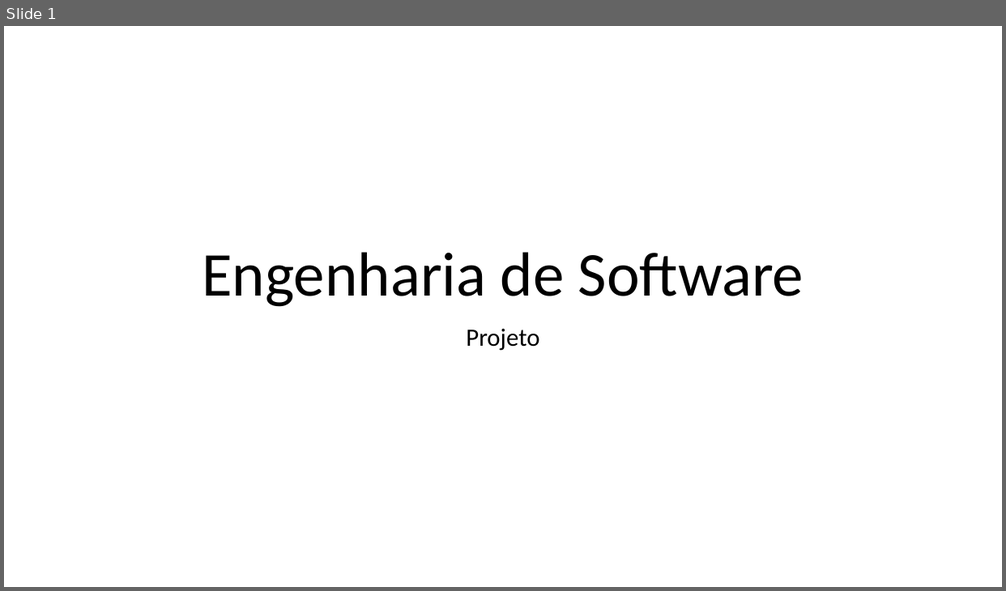
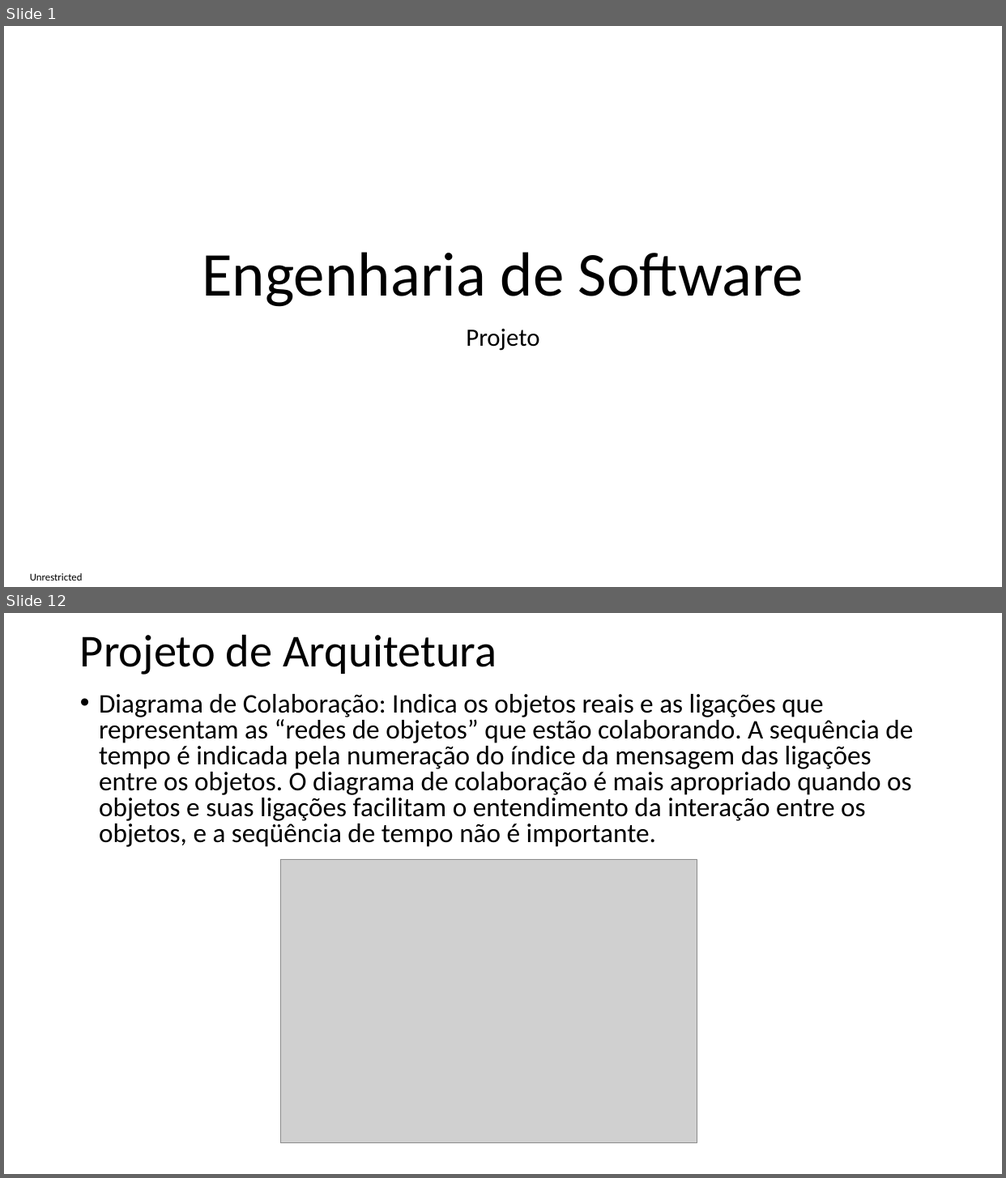
Before and after one commit to impagno/pwcamoes, a slide deck: Documentos/Engenharia de Software - Projeto.pptx. Shown one above the other, each under a label of ours: slide 1 before the commit, slides 1 and 12 after it; the slides between them are not shown. The pictures are 1006x591 and 1006x1178 pixels, drawn with LibreOffice and Linux fonts; fonts in the diff are those of the drawing; grey boxes stand for pictures. Boxes give left, top, right and bottom in pixels: in the first picture for what was removed or moved away, otherwise in the second. Text is boxed around its words. In the diff, an @@ line names an element or a change of style, - is before the commit and + after.

```diff
--- a/Documentos/Engenharia de Software - Projeto.pptx
+++ b/Documentos/Engenharia de Software - Projeto.pptx
@@ slide 12 added at (4,613,1002,1174), background #FFFFFF @@
@@ title added at (80,634,496,675), 44 pt, text #000000 @@
+Projeto de Arquitetura
@@ text added at (99,694,913,847), 25.9 pt, text #000000 @@
+• Diagrama de Colaboração: Indica os objetos reais e as ligações que representam as “redes de objetos” que estão colaborando. A sequência de tempo é indicada pela numeração do índice da mensagem das ligações entre os objetos. O diagrama de colaboração é mais apropriado quando os objetos e suas ligações facilitam o entendimento da interação entre os objetos, e a seqüência de tempo não é importante.
@@ picture added at (280,859,697,1143) @@
@@ slide 1 changed as well @@
@@ text added at (30,574,83,581), 10 pt, text #000000 @@
+Unrestricted
```
Also in this commit, not shown: 13 other slides added, 5 slides removed.
